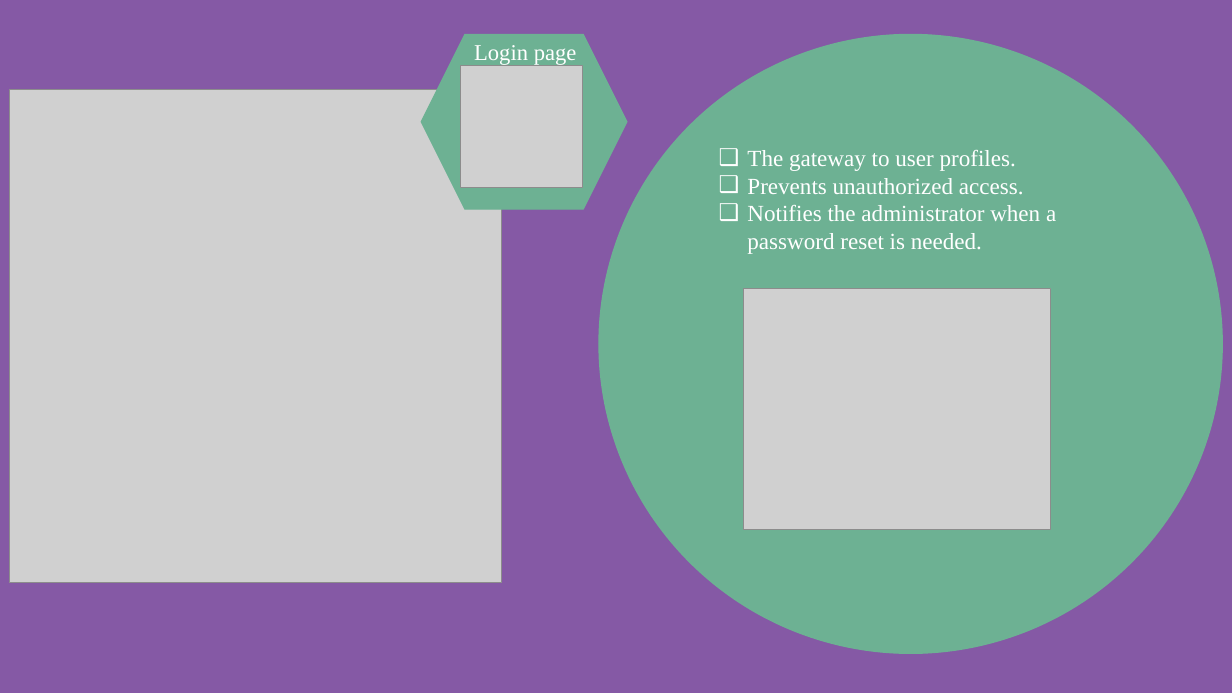
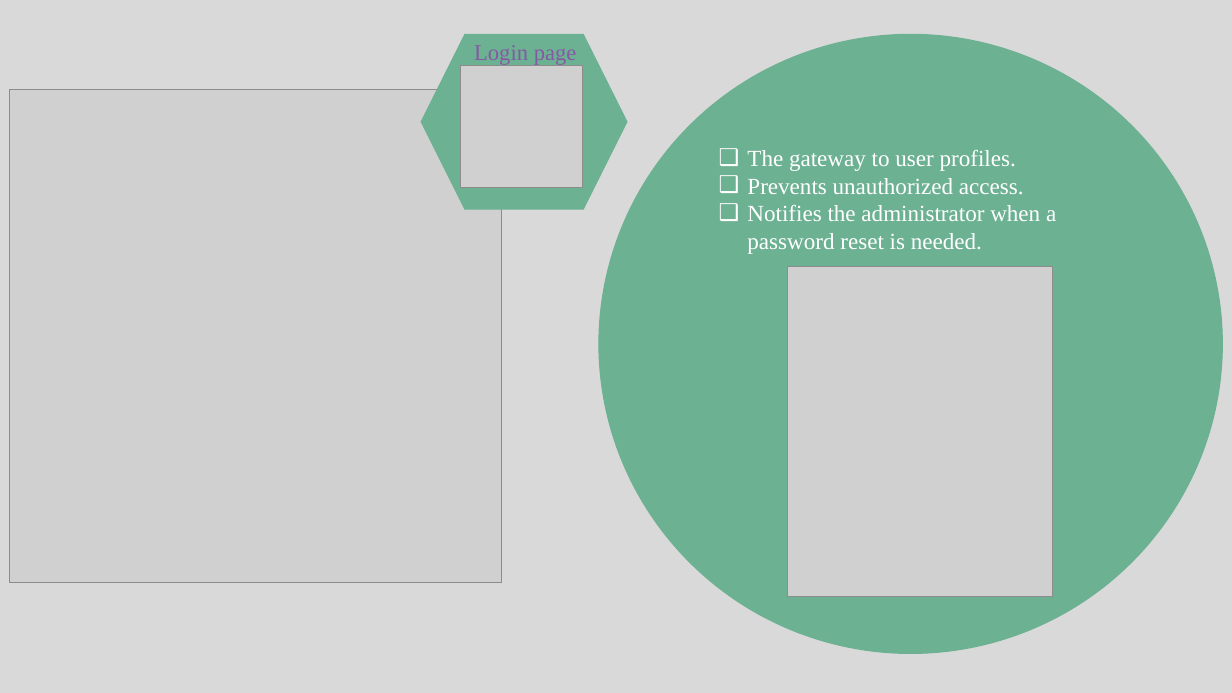
Before and after one commit to M-627/Bug-Tracking-System, a slide deck: slide 8 of documents & diagrams/Presentation1.pptx (slide 6 before the commit). Drawn at 1232x693 pixels with LibreOffice and Linux fonts; fonts in the diff are those of the drawing; grey boxes stand for pictures. Boxes give left, top, right and bottom in pixels: in the first picture for what was removed or moved away, otherwise in the second. Text is boxed around its words. In the diff, an @@ line names an element or a change of style, - is before the commit and + after.

```diff
--- a/documents & diagrams/Presentation1.pptx
+++ b/documents & diagrams/Presentation1.pptx
@@ background #8559A5 to #D9D9D9 @@
@@ text "Login page" at box(474, 45, 577, 65): text colour #FFFFFF to #8559A5 @@
@@ picture: place and size @@
-picture at box(744, 288, 1051, 530)
+picture at box(787, 266, 1052, 597)
```
Also in this commit, not shown: 9 other slides changed, 7 slides added, 42 other files.
